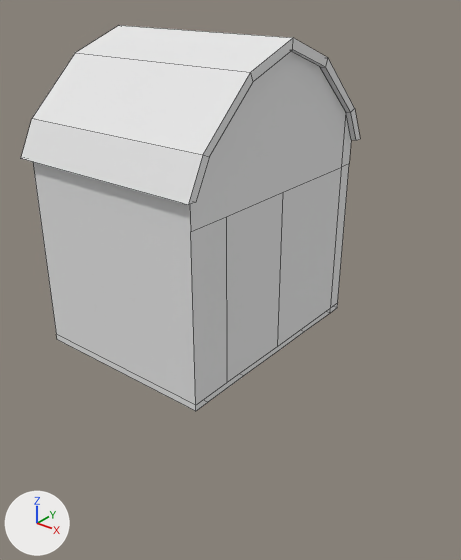
What one commit did to the FBX model Assets/Prefabs/lowpolybarn.fbx.
Before and after are seen from a camera (50 mm lens) standing at (9.14, -10.36, 7.56) and looking at (1.46, -0.76, 1.6). Arrows for +X, +Y and +Z are at lower left; the lights stay in place. Mesh edges are drawn as thin lines.
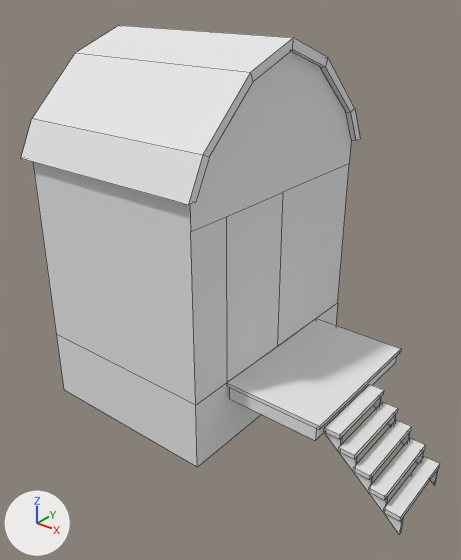
The newer file is also turned or shifted as a whole; pictures and numbers use the older file's frame.

What differs and where, as boxes [x1, y1, x2, y2] in the pictures (461 x 560 px):
'Cube', reshaped (15% taller): before [33, 50, 356, 411]; after [33, 50, 356, 467]
'Cube.002', added: after [227, 319, 440, 534]
part 1 of me_cube, cut back: before [190, 52, 351, 411]; after [190, 52, 351, 467]

The change, as a list of edits to the scene's bpy script:
```text
Change me_cube:
    used by ob_cube; location = (0.0, 0.0, 0.0)
    remove me_cube.from_pydata(...)  # 54 vertices, 31 faces; spans x -2.32..2.32, y -2.76..2.76, z -0.31..6.24
    add me_cube.from_pydata(...)  # 43 vertices, 24 faces; spans x -2.32..2.32, y -2.76..2.76, z -1.75..6.24
    me_cube part 1
    12 vertices are removed from x -2.18..2.18, y -2.4..2.4, z -0.31..3.5
    14 faces are deleted
    4 vertices in x -2.18..2.18, y -2.76..2.76, z -0.31 move by (0.0, 0.0, -1.44)
    1 vertex is added at (2.18, 0.87, -0.17)
    7 new faces join them
Add me_cube_005:
    me_cube_005.from_pydata(...)  # 122 vertices, 88 faces; spans x 2.18..6.16, y -1.79..1.72, z -1.99..-0.17
    me_cube_005.materials.append(mat_material)  # white #e7e7e7
Add ob_cube_002:
    ob_cube_002 = bpy.data.objects.new('Cube.002', me_cube_005)
    ob_cube_002.location = (0.0, 0.0, 0.0)
```
